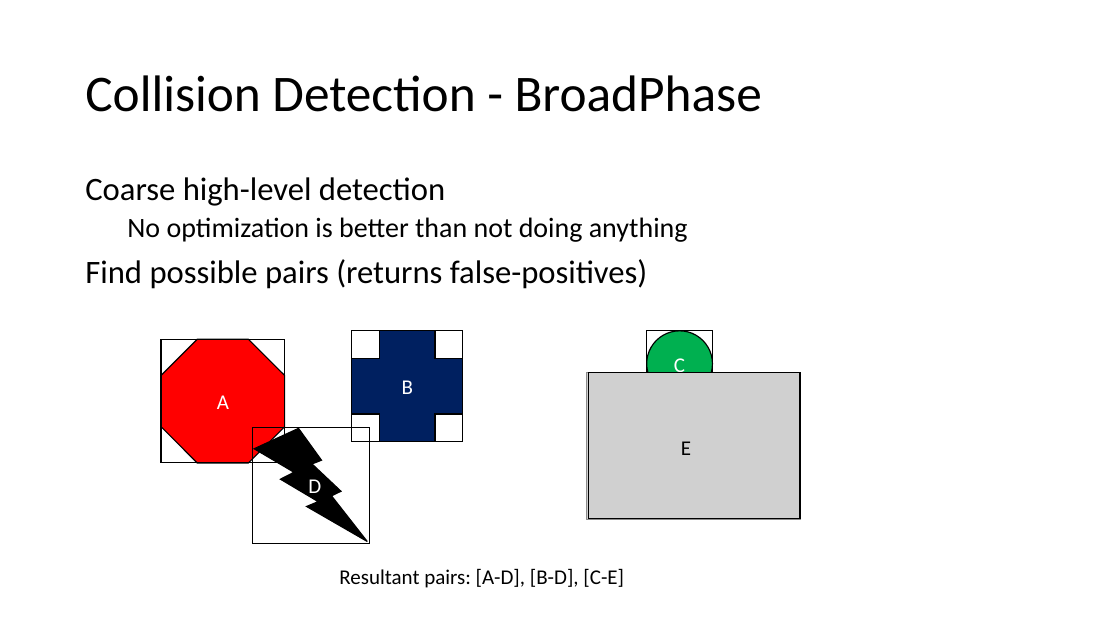
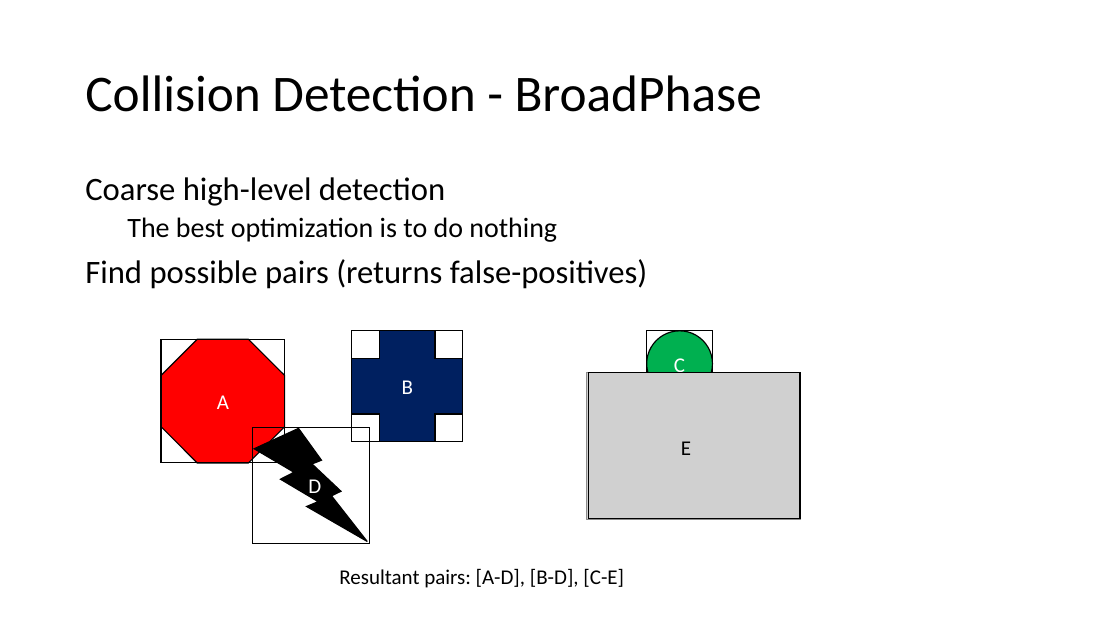
Before and after one commit to jodavis42/Physics2d, a slide deck: slide 15 of Physics 101.pptx (slide 16 before the commit). Drawn at 1120x630 pixels with LibreOffice and Linux fonts; fonts in the diff are those of the drawing; grey boxes stand for pictures. Boxes give left, top, right and bottom in pixels: in the first picture for what was removed or moved away, otherwise in the second. Text is boxed around its words. In the diff, an @@ line names an element or a change of style, - is before the commit and + after.

Commit message:
Small updates to presentation

```diff
--- a/Physics 101.pptx
+++ b/Physics 101.pptx
@@ text at box(127, 217, 557, 242): text changed @@
-  No optimization is better than not doing anything
+  The best optimization is to do nothing
```
Also in this commit, not shown: 1 other slide changed, 2 slides added, 1 slide removed.
